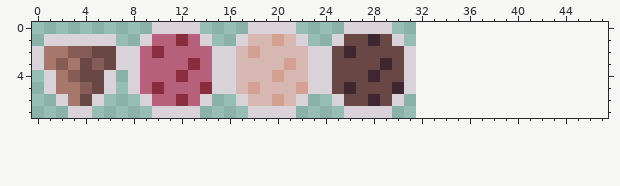
A pixel-art file gets an edit: Items/Ingredient/Ingredients/ingredients.aseprite. That is the earlier state.
32x8 pixels, 1 frame. The old version is drawn lined up with the new one, on the new canvas.
The result:
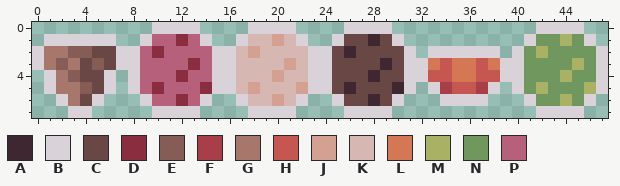
Palette (. is transparent): A #3e2730  B #d9d3d9  C #694744  D #8a2e3f  E #865d56  F #a83f48  G #a7776b  H #c55650  J #d3a092  K #d6b7b1  L #d37755  M #a8b164  N #6f975e  P #b6607c
Change:
canvas 32x8 -> 48x8
@@ x 30..47 @@
-0 ..................
-1 B.................
-2 CB................
-3 CB................
-4 CB................
-5 AB................
-6 B.................
-7 ..................
+0 ............BBBB..
+1 B..........BNNMNB.
+2 CB.BBBBBB.BNMNNNNB
+3 CBBLHLLHLBBNNNNMNB
+4 CBBHHLLHHBBNNNMNNB
+5 AB.BFHHFB.BNMNNNMB
+6 B...BBBB...BNNMNB.
+7 ............BBBB..
